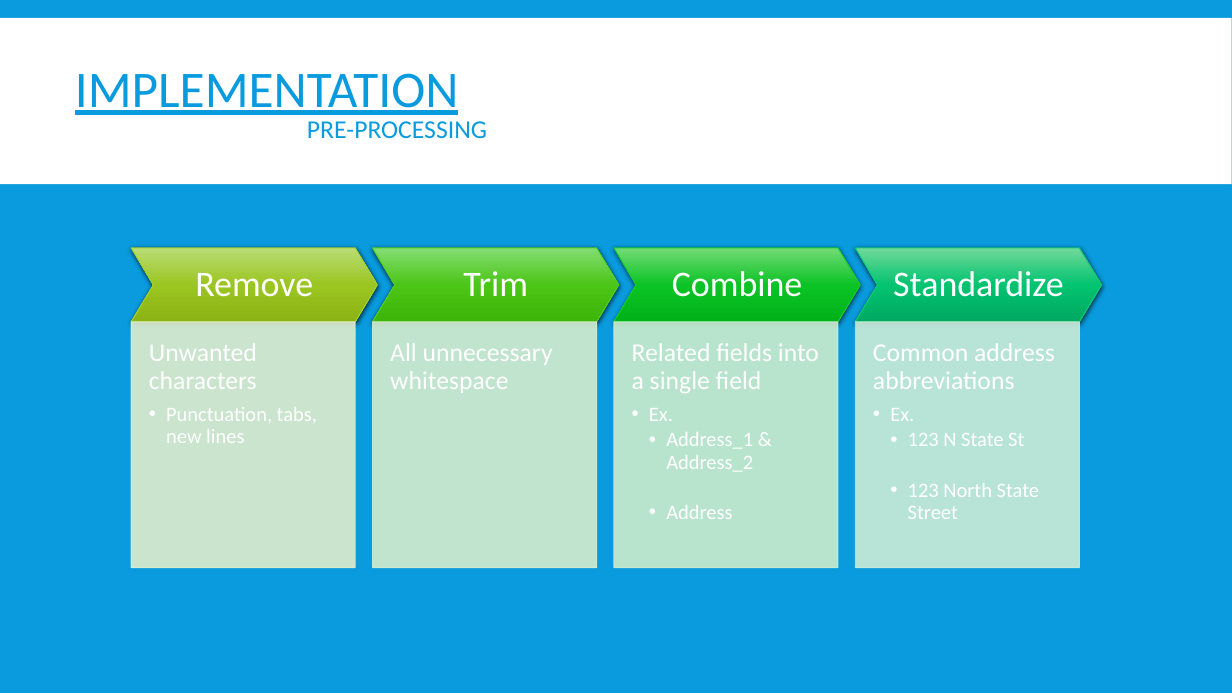
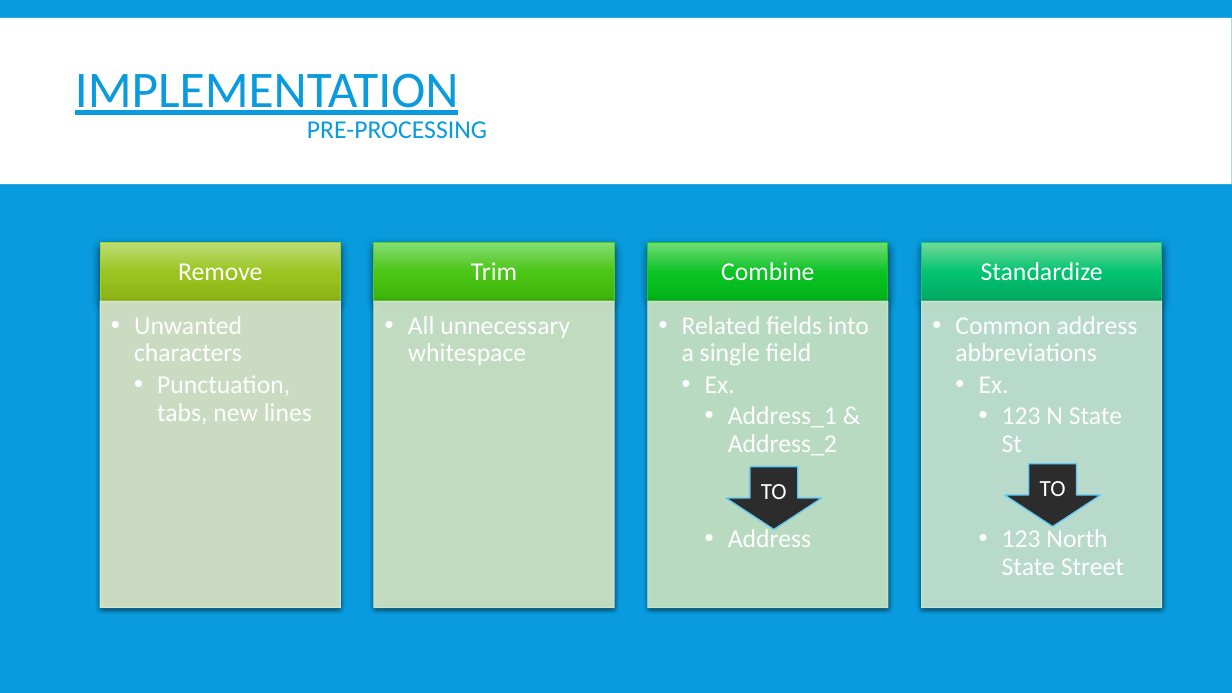
Before and after one commit to OryGregS/SeniorProject, a slide deck: slide 11 of docs/FuzzyRecordLinkage.pptx. Drawn at 1232x693 pixels with LibreOffice and Linux fonts; fonts in the diff are those of the drawing. Boxes give left, top, right and bottom in pixels: in the first picture for what was removed or moved away, otherwise in the second. Text is boxed around its words. In the diff, an @@ line names an element or a change of style, - is before the commit and + after.

```diff
--- a/docs/FuzzyRecordLinkage.pptx
+++ b/docs/FuzzyRecordLinkage.pptx
@@ text "Remove": place and size @@
-text "Remove" at (195,273,313,296)
+text "Remove" at (178,263,262,280)
@@ rectangle added at (100,243,340,301), fill gradient #BADD75 to #9CC621 to #8BB413, outline #A5D028 0.75 pt @@
@@ chevron removed at (131,248,377,322) @@
@@ text "Trim": place and size @@
-text "Trim" at (463,271,528,296)
+text "Trim" at (471,262,517,280)
@@ rectangle: place and size @@
-rectangle at (372,248,618,322)
+rectangle at (374,243,615,301)
@@ rectangle at (374,243,615,301): chevron to rectangle; shadow changed @@
@@ chevron removed at (614,248,860,322) @@
@@ text "Combine": place and size @@
-text "Combine" at (672,271,802,296)
+text "Combine" at (721,262,814,280)
@@ rectangle added at (648,243,888,301), fill gradient #72DC76 to #0CC525 to #00B318, outline #12CE2B 0.75 pt @@
@@ chevron removed at (856,248,1102,322) @@
@@ size 28 to 20 pt; less space between paragraphs in 4 elements at (471,262,517,280), (721,262,814,280), (178,263,262,280), (981,262,1103,280) @@
@@ text "Standardize": place and size @@
-text "Standardize" at (893,271,1064,296)
+text "Standardize" at (981,262,1103,280)
@@ rectangle added at (921,243,1162,301), fill gradient #72DA9A to #03C370 to #00AA61, outline #08CC78 0.75 pt @@
@@ text "Unwanted characters": place and size @@
-text "Unwanted characters" at (149,343,317,443)
+text "Unwanted characters" at (134,316,312,424)
@@ text "Unwanted characters" at (134,316,312,424): size 16 to 20 pt in "Punctuation, tabs, new lines"; bullet none to •; list level 1 to 2 in "Unwanted characters"; list level 2 to 3 in "Punctuation, tabs, new lines" @@
@@ rectangle: place and size @@
-rectangle at (131,322,356,567)
+rectangle at (100,301,340,608)
@@ text "All unnecessary whitespace": place and size @@
-text "All unnecessary whitespace" at (390,343,553,393)
+text "All unnecessary whitespace" at (408,316,570,365)
@@ text "All unnecessary whitespace" at (408,316,570,365): bullet none to •; list level 1 to 2 in "All unnecessary whitespace" @@
@@ rectangle: place and size @@
-rectangle at (372,322,597,567)
+rectangle at (374,301,615,608)
@@ text "Related fields into a single ...": place and size @@
-text "Related fields into a single ..." at (632,343,819,519)
+text "Related fields into a single ..." at (682,316,869,547)
@@ text "Related fields into a single ..." at (682,316,869,547): size 16 to 20 pt in "Ex.", "Address_1 & Address_2", "Address"; bullet none to •; list level 1 to 2 in "Related fields into a single ..."; list level 2 to 3 in "Ex."; list level 3 to 4 in "Address_1 & Address_2"; list level 3 to 4 in "Address" @@
@@ rectangle: place and size @@
-rectangle at (614,322,838,567)
+rectangle at (648,301,888,608)
@@ text "Common address abbreviations": place and size @@
-text "Common address abbreviations" at (873,343,1055,519)
+text "Common address abbreviations" at (955,316,1138,575)
@@ text "Common address abbreviations" at (955,316,1138,575): size 16 to 20 pt in "Ex.", "123 N State St", "123 North State Street"; bullet none to •; list level 1 to 2 in "Common address abbreviations"; list level 2 to 3 in "Ex."; list level 3 to 4 in "123 N State St"; list level 3 to 4 in "123 North State Street" @@
@@ shadow on in 4 elements at (374,301,615,608), (100,301,340,608), (648,301,888,608), (921,301,1162,608) @@
@@ rectangle: place and size @@
-rectangle at (856,322,1080,567)
+rectangle at (921,301,1162,608)
@@ down arrow added at (726,467,823,530), fill #2C2C2C, outline #5EC8F8 1 pt, 18 pt, text #FFFFFF @@
+TO
@@ down arrow added at (1005,464,1101,527), fill #2C2C2C, outline #5EC8F8 1 pt, 18 pt, text #FFFFFF @@
+TO
```
Also in this commit, not shown: 4 other slides changed, 25 other files.
